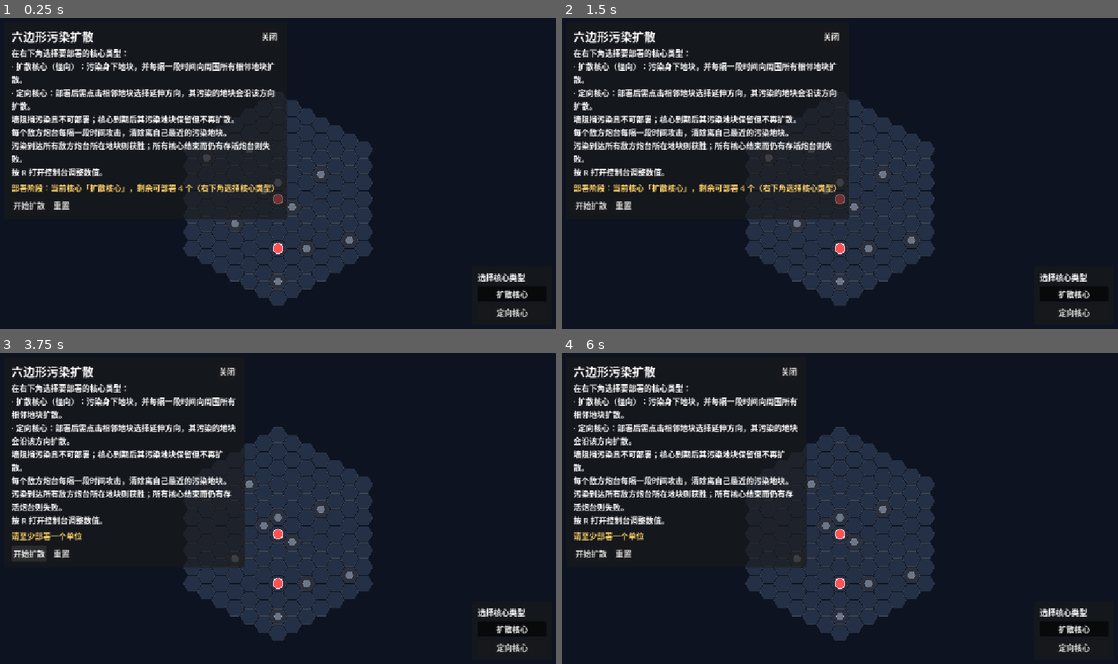
Above: before the commit, frames 1-4 (two rows, left to right).
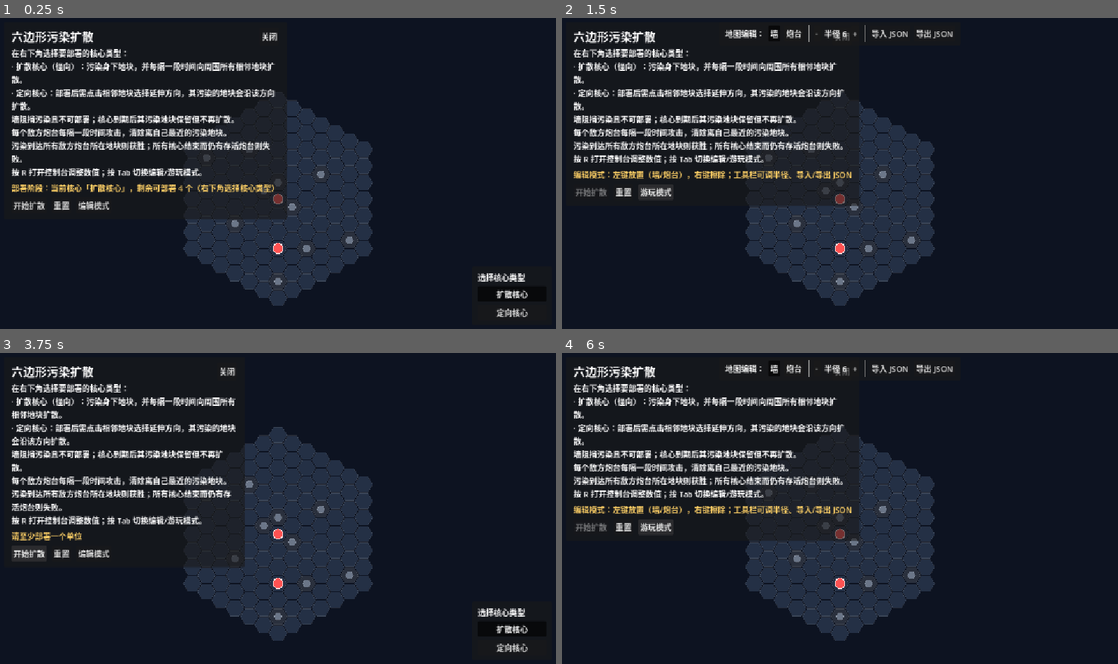
Above: after the commit, the same moments.

Repository: Dilute-l/ProjectGrow
Game: Godot game, scene res://hex_game.tscn
The game is run twice, just before and just after one commit, with the same random seed, the same clock (stepped at 60 frames per second) and the same inputs.
Inputs (mouse positions are in pixels of both pictures, inside the frame that each line leads up to):
- Up to frame 1 (0.25 s): no input
- Up to frame 2 (1.5 s): click "重置" at 0.5 s; click (656, 204) at 1.25 s, where only the run after the commit has a clickable "编辑模式"
- Up to frame 3 (3.75 s): click "重置" at 2 s; click (94, 527) at 2.75 s, where only the run after the commit has a clickable "游玩模式"; click "开始扩散" at 3.5 s
- Up to frame 4 (6 s): click "重置" at 4.25 s; click "开始扩散" at 5 s; click (656, 555) at 5.75 s, where only the run after the commit has a clickable "编辑模式"

The runs differ from the first frame. In frame 1, 0.4% of the frame differs, in the area x 14-37%, y 48-62%; in frame 2, 5.1%; in frame 3, 0.5%; in frame 4, 9.2%, in the area x 2-95%, y 2-97%.

Commit message:
edit mode

Diff:
--- a/scripts/hex_game.gd
+++ b/scripts/hex_game.gd
@@ -1,8 +1,11 @@
 extends Node2D
 
 ## 六边形污染扩散 —— 玩法示例
-## 地图从 level1.json 读取（尺寸、敌方炮台位置、墙）；核心类型从 cores.json 读取（含持续时间、扩散间隔、颜色、模式）。
-## 玩家按数字键选择要部署的核心类型：
+## 地图从 level1.json 读取（半径、敌方炮台位置、墙）；核心类型从 cores.json 读取（含持续时间、扩散间隔、颜色、模式）。
+## 两种模式（Tab 或左上角按钮切换）：
+##   - 游玩模式：部署核心、污染扩散、与敌方炮台对战；
+##   - 地图编辑模式：放置/擦除墙与炮台、调整半径、导入/导出地图 JSON。
+## 核心类型（右下角选择）：
 ##   - 扩散核心（radial）：污染身下地块，并每隔一段时间向周围所有相邻地块扩散；
 ##   - 定向核心（directional）：部署时须点击相邻地块选择方向，其污染的地块会沿该方向扩散。
 ## 墙阻挡污染且不可部署；核心到期后其污染地块保留但不再扩散。
@@ -25,7 +28,7 @@
 var max_units := MAX_UNITS_DEFAULT
 var enemy_attack_interval := ENEMY_ATTACK_INTERVAL_DEFAULT
 
-# 地图数据（从文件读取）
+# 地图数据（从文件读取 / 编辑）
 var map_radius := 0                            # 六边形地图半径（中心向外层数）
 var walls: Dictionary = {}                    # Vector2i -> true
 var turret_positions: Array[Vector2i] = []    # 所有敌方炮台位置
@@ -87,6 +90,19 @@
 var start_button: Button
 var tutorial_box: VBoxContainer
 var core_buttons: Array[Button] = []
+var core_selector_layer: CanvasLayer
+
+# 地图编辑器
+enum Mode { PLAY, EDIT }
+var mode := Mode.PLAY
+var editor_brush := 0              # 0=墙, 1=炮台
+var editor_layer: CanvasLayer
+var mode_button: Button
+var radius_label: Label
+var wall_btn: Button
+var turret_btn: Button
+var file_dialog: FileDialog
+var file_dialog_purpose := 0       # 0=导入, 1=导出
 
 # ---------------------------------------------------------------------------
 # 生命周期
@@ -100,11 +116,15 @@
 	_build_hud()
 	_build_console()
 	_build_core_selector()
+	_build_editor_ui()
+	_build_file_dialog()
 	_reset()
 	queue_redraw()
 
 func _process(delta: float) -> void:
 	if console_open:
+		return
+	if mode != Mode.PLAY:
 		return
 	if phase != Phase.RUNNING:
 		return
@@ -159,12 +179,10 @@
 		queue_redraw()
 
 # ---------------------------------------------------------------------------
-# 数据加载
+# 数据加载 / 地图序列化
 # ---------------------------------------------------------------------------
 func _load_map() -> void:
-	map_radius = 0
-	walls.clear()
-	turret_positions.clear()
+	var loaded := false
 	if FileAccess.file_exists(MAP_PATH):
 		var f := FileAccess.open(MAP_PATH, FileAccess.READ)
 		if f != null:
@@ -172,24 +190,37 @@
 			f.close()
 			var data = JSON.parse_string(text)
 			if data is Dictionary:
-				map_radius = int(data.get("radius", 0))
-				var t = data.get("turrets", null)
-				if t is Array:
-					for entry in t:
-						if entry is Dictionary:
-							turret_positions.append(Vector2i(int(entry.get("q", 0)), int(entry.get("r", 0))))
-				else:
-					var single = data.get("turret", null)
-					if single is Dictionary:
-						turret_positions.append(Vector2i(int(single.get("q", 0)), int(single.get("r", 0))))
-				var w = data.get("walls", [])
-				if w is Array:
-					for entry in w:
-						if entry is Dictionary:
-							var wc := Vector2i(int(entry.get("q", 0)), int(entry.get("r", 0)))
-							walls[wc] = true
+				_apply_map_data(data)
+				loaded = true
+	if not loaded:
+		_apply_map_data({"radius": 5})
+	if turret_positions.is_empty():
+		turret_positions.append(Vector2i.ZERO)
+	total_hexes = all_cells().size()
+
+func _apply_map_data(data: Dictionary) -> void:
+	map_radius = int(data.get("radius", 5))
 	if map_radius < 1:
 		map_radius = 5
+	walls.clear()
+	turret_positions.clear()
+	var t = data.get("turrets", null)
+	if t is Array:
+		for entry in t:
+			if entry is Dictionary:
+				turret_positions.append(Vector2i(int(entry.get("q", 0)), int(entry.get("r", 0))))
+	else:
+		var single = data.get("turret", null)
+		if single is Dictionary:
+			turret_positions.append(Vector2i(int(single.get("q", 0)), int(single.get("r", 0))))
+	var w = data.get("walls", [])
+	if w is Array:
+		for entry in w:
+			if entry is Dictionary:
+				walls[Vector2i(int(entry.get("q", 0)), int(entry.get("r", 0)))] = true
+	_prune_map()
+
+func _prune_map() -> void:
 	for cell in walls.keys():
 		if not in_bounds(cell):
 			walls.erase(cell)
@@ -198,9 +229,51 @@
 		if in_bounds(p) and not walls.has(p):
 			valid.append(p)
 	turret_positions = valid
-	if turret_positions.is_empty():
-		turret_positions.append(Vector2i.ZERO)
-	total_hexes = all_cells().size()
+
+func _map_to_dict() -> Dictionary:
+	var turrets_arr: Array = []
+	for p in turret_positions:
+		turrets_arr.append({"q": p.x, "r": p.y})
+	var walls_arr: Array = []
+	for cell in walls:
+		walls_arr.append({"q": cell.x, "r": cell.y})
+	return {"radius": map_radius, "turrets": turrets_arr, "walls": walls_arr}
+
+func _export_map(path: String) -> void:
+	if not path.ends_with(".json"):
+		path += ".json"
+	var text := JSON.stringify(_map_to_dict(), "\t")
+	var f := FileAccess.open(path, FileAccess.WRITE)
+	if f != null:
+		f.store_string(text)
+		f.close()
+		_set_status("已导出地图：" + path)
+	else:
+		_set_status("导出失败：无法写入 " + path)
+
+func _import_map(path: String) -> void:
+	if not FileAccess.file_exists(path):
+		_set_status("导入失败：文件不存在 " + path)
+		return
+	var f := FileAccess.open(path, FileAccess.READ)
+	if f == null:
+		_set_status("导入失败：无法读取 " + path)
+		return
+	var text := f.get_as_text()
+	f.close()
+	var data = JSON.parse_string(text)
+	if data is Dictionary:
+		_apply_map_data(data)
+		total_hexes = all_cells().size()
+		_fit_hex_size()
+		_recenter()
+		_reset()
+		if radius_label:
+			radius_label.text = "半径 %d" % map_radius
+		_set_status("已导入地图：" + path)
+	else:
+		_set_status("导入失败：JSON 格式错误")
+	queue_redraw()
 
 func _load_cores() -> void:
 	core_types.clear()
@@ -362,13 +435,14 @@
 	# 敌方炮台（可为多个）
 	for p in turret_positions:
 		var tc := hex_center(p)
-		if turrets.has(p):
+		var alive := mode == Mode.EDIT or turrets.has(p)
+		if alive:
 			draw_circle(tc, hex_size * 0.52, COL_TURRET)
 			draw_arc(tc, hex_size * 0.52, 0.0, TAU, 24, COL_TURRET_RING, 2.0)
 			var dir := Vector2(0.0, -1.0) * hex_size * 0.82
 			var perp := Vector2(hex_size * 0.22, 0.0)
 			draw_colored_polygon(PackedVector2Array([tc + dir, tc + perp, tc - perp]), COL_TURRET)
-			if phase == Phase.RUNNING:
+			if phase == Phase.RUNNING and mode == Mode.PLAY:
 				var afrac := clampf(turrets[p] / enemy_attack_interval, 0.0, 1.0)
 				draw_arc(tc, hex_size * 0.66, -PI * 0.5, -PI * 0.5 + TAU * afrac, 32, COL_TURRET_RING, 2.5)
 		else:
@@ -381,7 +455,7 @@
 		return COL_WALL
 	if polluted.has(cell):
 		return COL_POLLUTED_HI if cell == hover_cell else COL_POLLUTED
-	if cell == hover_cell and phase == Phase.DEPLOY and not turret_positions.has(cell) and not units.has(cell):
+	if cell == hover_cell and (mode == Mode.EDIT or phase == Phase.DEPLOY) and not turret_positions.has(cell) and not units.has(cell):
 		return COL_TILE_HOVER
 	return COL_TILE
 
@@ -410,7 +484,13 @@
 			if console_open:
 				_close_console()
 			return
+		if event.keycode == KEY_TAB:
+			_toggle_mode()
+			return
 	if console_open:
+		return
+	if mode == Mode.EDIT:
+		_handle_editor_input(event)
 		return
 	if event is InputEventMouseMotion:
 		hover_cell = pixel_to_hex(event.position)
@@ -520,9 +600,166 @@
 	radial_spread_timer = 0.0
 	directional_spread_timer = 0.0
 	awaiting_direction = false
-	start_button.disabled = false
+	start_button.disabled = (mode == Mode.EDIT)
 	_update_status()
 	queue_redraw()
+
+# ---------------------------------------------------------------------------
+# 地图编辑器
+# ---------------------------------------------------------------------------
+func _toggle_mode() -> void:
+	_set_mode(Mode.EDIT if mode == Mode.PLAY else Mode.PLAY)
+
+func _set_mode(m: int) -> void:
+	mode = m
+	_reset()
+	editor_layer.visible = (mode == Mode.EDIT)
+	core_selector_layer.visible = (mode == Mode.PLAY)
+	if mode_button:
+		mode_button.text = "编辑模式" if mode == Mode.PLAY else "游玩模式"
+	_update_status()
+	queue_redraw()
+
+func _handle_editor_input(event: InputEvent) -> void:
+	if event is InputEventMouseMotion:
+		hover_cell = pixel_to_hex(event.position)
+		queue_redraw()
+	elif event is InputEventMouseButton and event.pressed:
+		var cell := pixel_to_hex(event.position)
+		if not in_bounds(cell):
+			return
+		if event.button_index == MOUSE_BUTTON_LEFT:
+			_editor_place(cell)
+		elif event.button_index == MOUSE_BUTTON_RIGHT:
+			_editor_erase(cell)
+
+func _editor_place(cell: Vector2i) -> void:
+	if editor_brush == 0:  # 墙
+		walls[cell] = true
+		turret_positions.erase(cell)  # 墙与炮台不重叠
+	else:  # 炮台
+		walls.erase(cell)
+		if not turret_positions.has(cell):
+			turret_positions.append(cell)
+	queue_redraw()
+
+func _editor_erase(cell: Vector2i) -> void:
+	walls.erase(cell)
+	turret_positions.erase(cell)
+	queue_redraw()
+
+func _select_brush(i: int) -> void:
+	editor_brush = i
+	if wall_btn:
+		wall_btn.button_pressed = (i == 0)
+	if turret_btn:
+		turret_btn.button_pressed = (i == 1)
+
+func _change_radius(delta: int) -> void:
+	map_radius = clampi(map_radius + delta, 1, 10)
+	_prune_map()
+	total_hexes = all_cells().size()
+	_fit_hex_size()
+	_recenter()
+	if radius_label:
+		radius_label.text = "半径 %d" % map_radius
+	queue_redraw()
+
+func _open_import_dialog() -> void:
+	file_dialog_purpose = 0
+	file_dialog.file_mode = FileDialog.FILE_MODE_OPEN_FILE
+	file_dialog.current_dir = ProjectSettings.globalize_path("res://maps")
+	file_dialog.popup_centered()
+
+func _open_export_dialog() -> void:
+	file_dialog_purpose = 1
+	file_dialog.file_mode = FileDialog.FILE_MODE_SAVE_FILE
+	file_dialog.current_dir = ProjectSettings.globalize_path("res://maps")
+	file_dialog.popup_centered()
+
+func _on_file_selected(path: String) -> void:
+	if file_dialog_purpose == 0:
+		_import_map(path)
+	else:
+		_export_map(path)
+
+func _build_editor_ui() -> void:
+	editor_layer = CanvasLayer.new()
+	editor_layer.layer = 10
+	editor_layer.visible = false
+	add_child(editor_layer)
+
+	var panel := PanelContainer.new()
+	editor_layer.add_child(panel)
+
+	var margin := MarginContainer.new()
+	margin.add_theme_constant_override("margin_left", 12)
+	margin.add_theme_constant_override("margin_top", 8)
+	margin.add_theme_constant_override("margin_right", 12)
+	margin.add_theme_constant_override("margin_bottom", 8)
+	panel.add_child(margin)
+
+	var hbox := HBoxContainer.new()
+	hbox.add_theme_constant_override("separation", 8)
+	margin.add_child(hbox)
+
+	var lbl := Label.new()
+	lbl.text = "地图编辑："
+	hbox.add_child(lbl)
+
+	var group := ButtonGroup.new()
+	wall_btn = Button.new()
+	wall_btn.text = "墙"
+	wall_btn.toggle_mode = true
+	wall_btn.button_group = group
+	wall_btn.button_pressed = true
+	wall_btn.pressed.connect(_select_brush.bind(0))
+	hbox.add_child(wall_btn)
+
+	turret_btn = Button.new()
+	turret_btn.text = "炮台"
+	turret_btn.toggle_mode = true
+	turret_btn.button_group = group
+	turret_btn.pressed.connect(_select_brush.bind(1))
+	hbox.add_child(turret_btn)
+
+	hbox.add_child(VSeparator.new())
+
+	var minus := Button.new()
+	minus.text = "-"
+	minus.pressed.connect(_change_radius.bind(-1))
+	hbox.add_child(minus)
+
+	radius_label = Label.new()
+	radius_label.text = "半径 %d" % map_radius
+	hbox.add_child(radius_label)
+
+	var plus := Button.new()
+	plus.text = "+"
+	plus.pressed.connect(_change_radius.bind(1))
+	hbox.add_child(plus)
+
+	hbox.add_child(VSeparator.new())
+
+	var import_btn := Button.new()
+	import_btn.text = "导入 JSON"
+	import_btn.pressed.connect(_open_import_dialog)
+	hbox.add_child(import_btn)
+
+	var export_btn := Button.new()
+	export_btn.text = "导出 JSON"
+	export_btn.pressed.connect(_open_export_dialog)
+	hbox.add_child(export_btn)
+
+	# 先添加子节点再设置锚点，确保按实际内容尺寸居中于顶部
+	panel.set_anchors_and_offsets_preset(Control.PRESET_CENTER_TOP, Control.PRESET_MODE_MINSIZE, 12)
+
+func _build_file_dialog() -> void:
+	file_dialog = FileDialog.new()
+	file_dialog.access = FileDialog.ACCESS_FILESYSTEM
+	file_dialog.add_filter("*.json", "JSON 文件")
+	file_dialog.file_selected.connect(_on_file_selected)
+	add_child(file_dialog)
 
 # ---------------------------------------------------------------------------
 # 污染与扩散
@@ -635,7 +872,7 @@
 	title_row.add_child(close_tut)
 
 	info_label = Label.new()
-	info_label.text = "在右下角选择要部署的核心类型：\n· 扩散核心（径向）：污染身下地块，并每隔一段时间向周围所有相邻地块扩散。\n· 定向核心：部署后需点击相邻地块选择延伸方向，其污染的地块会沿该方向扩散。\n墙阻挡污染且不可部署；核心到期后其污染地块保留但不再扩散。\n每个敌方炮台每隔一段时间攻击，清除离自己最近的污染地块。\n污染到达所有敌方炮台所在地块则获胜；所有核心结束而仍有存活炮台则失败。\n按 R 打开控制台调整数值。"
+	info_label.text = "在右下角选择要部署的核心类型：\n· 扩散核心（径向）：污染身下地块，并每隔一段时间向周围所有相邻地块扩散。\n· 定向核心：部署后需点击相邻地块选择延伸方向，其污染的地块会沿该方向扩散。\n墙阻挡污染且不可部署；核心到期后其污染地块保留但不再扩散。\n每个敌方炮台每隔一段时间攻击，清除离自己最近的污染地块。\n污染到达所有敌方炮台所在地块则获胜；所有核心结束而仍有存活炮台则失败。\n按 R 打开控制台调整数值；按 Tab 切换编辑/游玩模式。"
 	info_label.autowrap_mode = TextServer.AUTOWRAP_WORD_SMART
 	info_label.custom_minimum_size = Vector2(460, 0)
 	tutorial_box.add_child(info_label)
@@ -659,14 +896,19 @@
 	reset_button.pressed.connect(_reset)
 	hbox.add_child(reset_button)
 
+	mode_button = Button.new()
+	mode_button.text = "编辑模式"
+	mode_button.pressed.connect(_toggle_mode)
+	hbox.add_child(mode_button)
+
 func _build_core_selector() -> void:
 	core_buttons.clear()
-	var layer := CanvasLayer.new()
-	layer.layer = 10
-	add_child(layer)
+	core_selector_layer = CanvasLayer.new()
+	core_selector_layer.layer = 10
+	add_child(core_selector_layer)
 
 	var panel := PanelContainer.new()
-	layer.add_child(panel)
+	core_selector_layer.add_child(panel)
 
 	var margin := MarginContainer.new()
 	margin.add_theme_constant_override("margin_left", 12)
@@ -719,6 +961,9 @@
 		status_label.text = text
 
 func _update_status() -> void:
+	if mode == Mode.EDIT:
+		_set_status("编辑模式：左键放置（墙/炮台），右键擦除；工具栏可调半径、导入/导出 JSON")
+		return
 	match phase:
 		Phase.DEPLOY:
 			if awaiting_direction:
